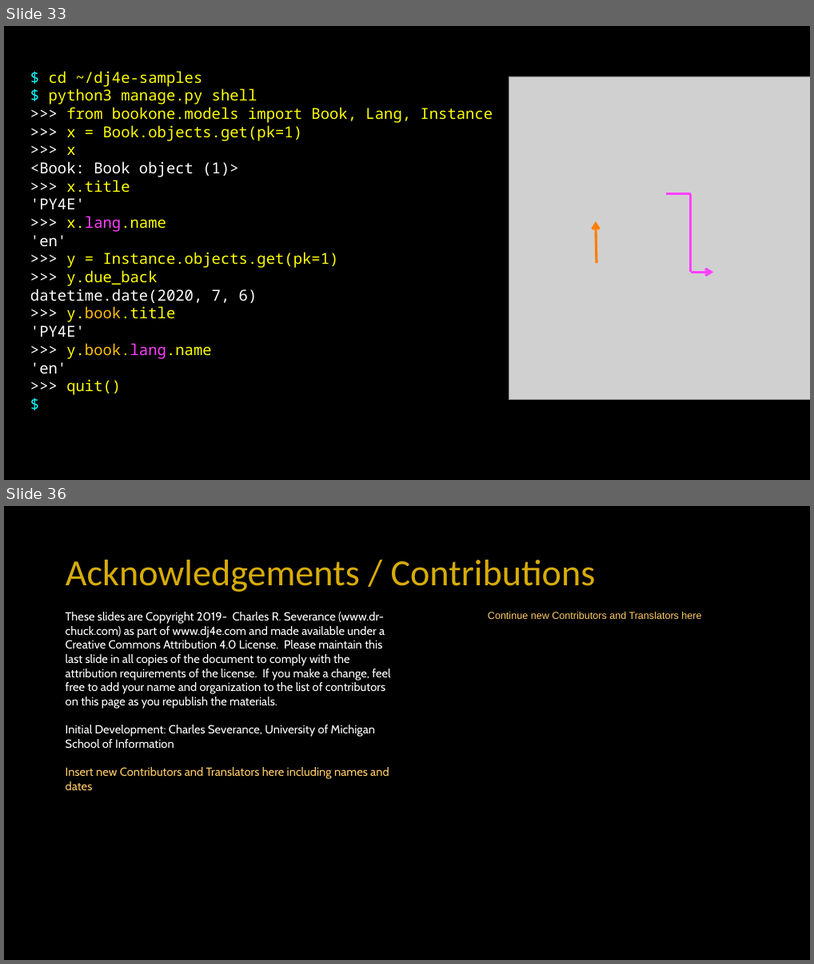
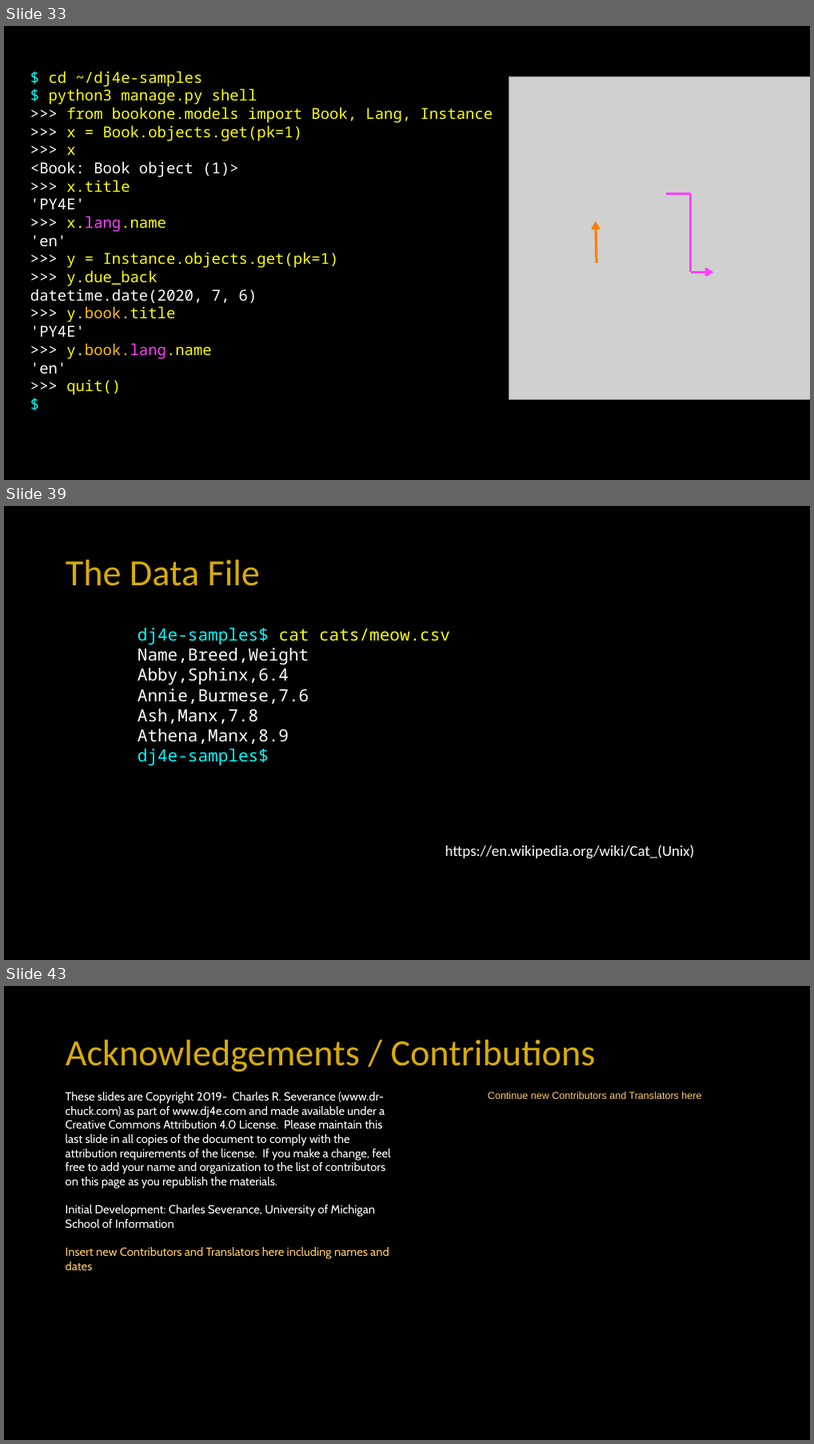
Before and after one commit to csev/dj4e, a slide deck: lectures/DJ-03-One-To-Many.pptx. Shown one above the other, each under a label of ours: slides 33 and 36 before the commit, slides 33, 39 and 43 after it; the slides between them are not shown. The pictures are 814x964 and 814x1444 pixels, drawn with LibreOffice and Linux fonts; fonts in the diff are those of the drawing; grey boxes stand for pictures. Boxes give left, top, right and bottom in pixels: in the first picture for what was removed or moved away, otherwise in the second. Text is boxed around its words. In the diff, an @@ line names an element or a change of style, - is before the commit and + after.

```diff
--- a/lectures/DJ-03-One-To-Many.pptx
+++ b/lectures/DJ-03-One-To-Many.pptx
@@ slide 39 added at box(4, 506, 810, 960), background #000000 @@
@@ title added at box(66, 560, 260, 586), 44 pt, text #D7AC08 @@
+The Data File
@@ text added at box(138, 628, 450, 765), 20 pt, text #FFFFFF @@
+dj4e-samples$ cat cats/meow.csv
+Name,Breed,Weight
+Abby,Sphinx,6.4
+Annie,Burmese,7.6
+Ash,Manx,7.8
+Athena,Manx,8.9
+dj4e-samples$
@@ text added at box(446, 844, 695, 859), 18 pt, text #FFFFFF @@
+https://en.wikipedia.org/wiki/Cat_(Unix)
@@ what was slide 36 is now slide 43 @@
```
Also in this commit, not shown: 8 other slides added, 2 slides removed, 1 other file.
